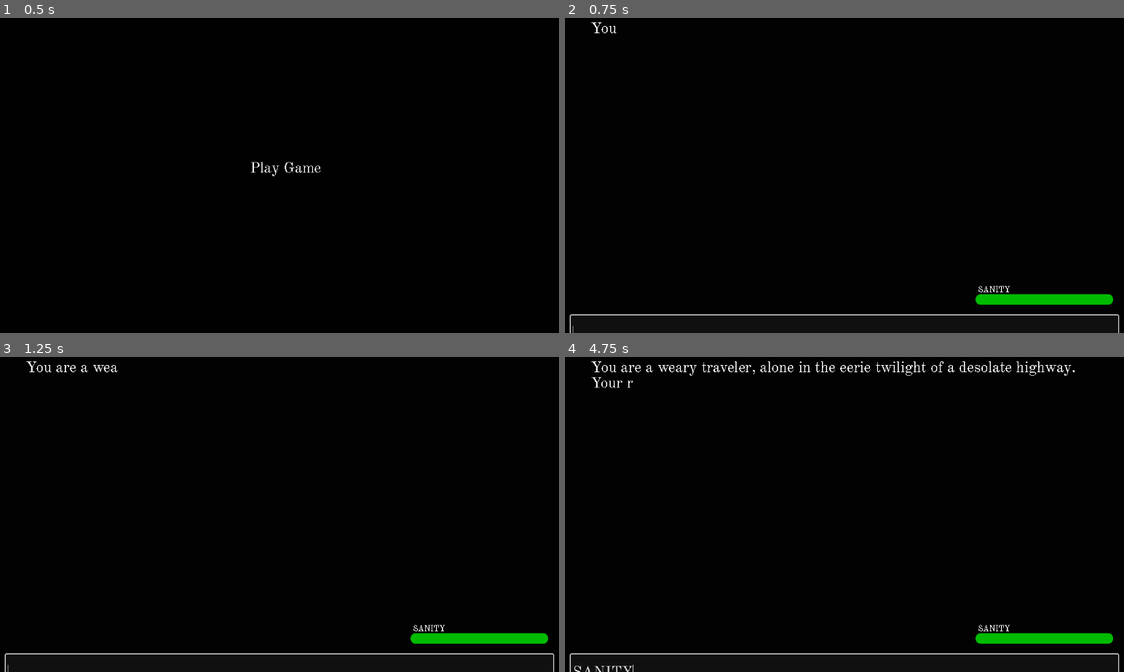
Above: before the commit, frames 1-4 (two rows, left to right).
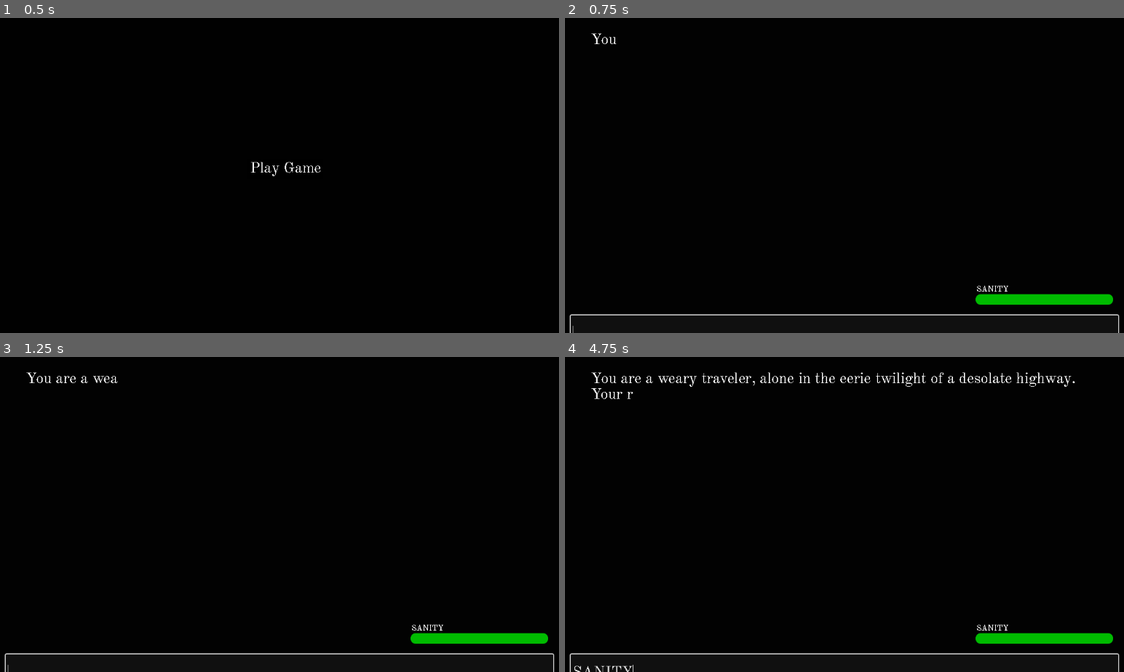
Above: after the commit, the same moments.

Repository: claramckinley/TextAdventure
Game: Godot game, scene res://main/home_page.tscn
Two runs of this game, one before a commit and one after it. Both use one fixed random seed, a clock stepped at 60 frames per second and the inputs below.
Inputs:
- Up to frame 1 (0.5 s): no input
- Up to frame 2 (0.75 s): click "Play Game" at 0.5 s
- Up to frame 3 (1.25 s): no input
- Up to frame 4 (4.75 s): type "SANITY" at 1.25 s

Frame 1 is identical in both runs. In frame 2, 0.2% of the frame differs, in the area x 4-80%, y 1-88%; in frame 3, 0.4%; in frame 4, 1.9%, in the area x 4-92%, y 1-88%.

Commit message:
small edits

Diff:
--- a/global/objects.gd
+++ b/global/objects.gd
@@ -10,13 +10,13 @@
 	"PISTON": "",
 	"ALTERNATOR": "DEEP TUNNELS",
 	"KEY 428": "",
-	"BULLET": "STORE",
+	"BULLETS": "STORE",
 	"REVOLVER": "GLOVEBOX",
 }
 
 var examine = {
 	"REVOLVER": "There is a .38 REVOLVER",
-	"BULLET": "There is a single BULLET",
+	"BULLETS": "There is a mostly empty box of BULLETS (3)",
 	"KEY 428": "There is a hotel key: KEY 428.",
 	"FISH TALISMAN": "There is a FISH TALISMAN",
 	"FLASHLIGHT": "There is a normal FLASHLIGHT",
--- a/main/text_adventure.gd
+++ b/main/text_adventure.gd
@@ -18,6 +18,7 @@
 var done_typing = false
 var max_monster_distance = 20
 var gun_damage = 10
+var bullet_count = 3
 var tween
 
 
@@ -69,8 +70,7 @@
 		Player.moves = Player.moves + 1
 		Player.monster_distance = Player.monster_distance - 2
 	user_input.clear()
-	update_display("")
-	update_display("> " + new_text)
+	update_display("\n\n\n> " + new_text)
 	parse_input(new_text)
 
 func parse_input(input):
@@ -83,7 +83,8 @@
 			var help_text = FileAccess.open("res://main/help.txt", FileAccess.READ)
 			update_display(help_text.get_as_text())
 		"PICK UP":
-			if Objects.location.has(target):
+			print(Player.inventory.size())
+			if Objects.location.has(target) and Objects.location[target] == curr_loc and Player.inventory.size() < 5:
 				Player.inventory.append(target)
 				Objects.location.erase(target)
 				update_display(target + " picked up")
@@ -93,9 +94,12 @@
 					Player.score = Player.score + 10
 					update_display("You have bought yourself more time.")
 			else:
-				update_display("i cant pick that up")
+				if Player.inventory.size() >= 5:
+					update_display("You don't have enough space to carry that.")
+				else:
+					update_display("You cant pick that up")
 		"TAKE":
-			if Objects.location.has(target):
+			if Objects.location.has(target) and Objects.location[target] == curr_loc and Player.inventory.size() < 5:
 				Player.inventory.append(target)
 				Objects.location.erase(target)
 				update_display("took " + target)
@@ -104,7 +108,10 @@
 					Player.monster_distance = max_monster_distance
 					update_display("You have bought yourself more time.")
 			else:
-				update_display("i cant take that")
+				if Player.inventory.size() >= 5:
+					update_display("You don't have enough space to carry that.")
+				else:
+					update_display("You cant take that")
 		"DROP":
 			if Player.inventory.find(target) != -1:
 				Player.inventory.erase(target)
@@ -112,6 +119,7 @@
 				update_display(target + " dropped")
 		"INVENTORY":
 			if Player.inventory.size() > 0:
+				update_display("\nYou are holding (" + str(Player.inventory.size()) + "/5):\n")
 				for i in Player.inventory:
 					update_display(i)
 					change_moves = false
@@ -122,10 +130,14 @@
 				var dig = Objects.static_object.get(Objects.dig[curr_loc])
 				update_display(Objects.dig[curr_loc] + "\n" + dig)
 		"SHOOT":
-			if Player.inventory.has("REVOLVER") and Player.inventory.has("BULLET"):
-				Player.monster_distance = Player.monster_distance + gun_damage
-				Player.inventory.erase("BULLET")
-				update_display("You fire your gun at the creature. It screams and disappears. You have bought yourself some more time.")
+			if Player.inventory.has("REVOLVER") and Player.inventory.has("BULLETS") and bullet_count != 0:
+				bullet_count = bullet_count - 1
+				Objects.examine["BULLETS"] = "There is a mostly empty box of BULLETS (" + str(bullet_count) + ")"
+				if Player.monster_distance <= 2:
+					update_display("You fire your gun at the creature. It screams and disappears. You have bought yourself some more time.")
+					Player.monster_distance = Player.monster_distance + gun_damage
+				else:
+					update_display("You fire your gun. Nothing else happens.")
 			else:
 				update_display("You have nothing to shoot.")
 		"MOVES":
@@ -263,7 +275,7 @@
 	return text
 
 func generate_examine():
-	display_text.push_color(Color.PAPAYA_WHIP)
+	display_text.push_color(Color.WHITE)
 	var examine = Locations.examine.get(curr_loc)
 	display_text.push_color(Color.GREEN)
 	update_display("\n" + curr_loc + "\n")
--- a/main/text_adventure.tscn
+++ b/main/text_adventure.tscn
@@ -37,7 +37,7 @@
 anchors_preset = 10
 anchor_right = 1.0
 offset_left = 60.0
-offset_top = 30.0
+offset_top = 52.0
 offset_right = -53.0
 offset_bottom = 540.0
 grow_horizontal = 2
@@ -76,10 +76,10 @@
 
 [node name="Sanity" type="Label" parent="."]
 layout_mode = 0
-offset_left = 826.0
-offset_top = 554.0
-offset_right = 890.0
-offset_bottom = 574.0
+offset_left = 823.0
+offset_top = 553.0
+offset_right = 887.0
+offset_bottom = 573.0
 text = "SANITY"
 
 [node name="SanityDelta" type="Label" parent="."]
